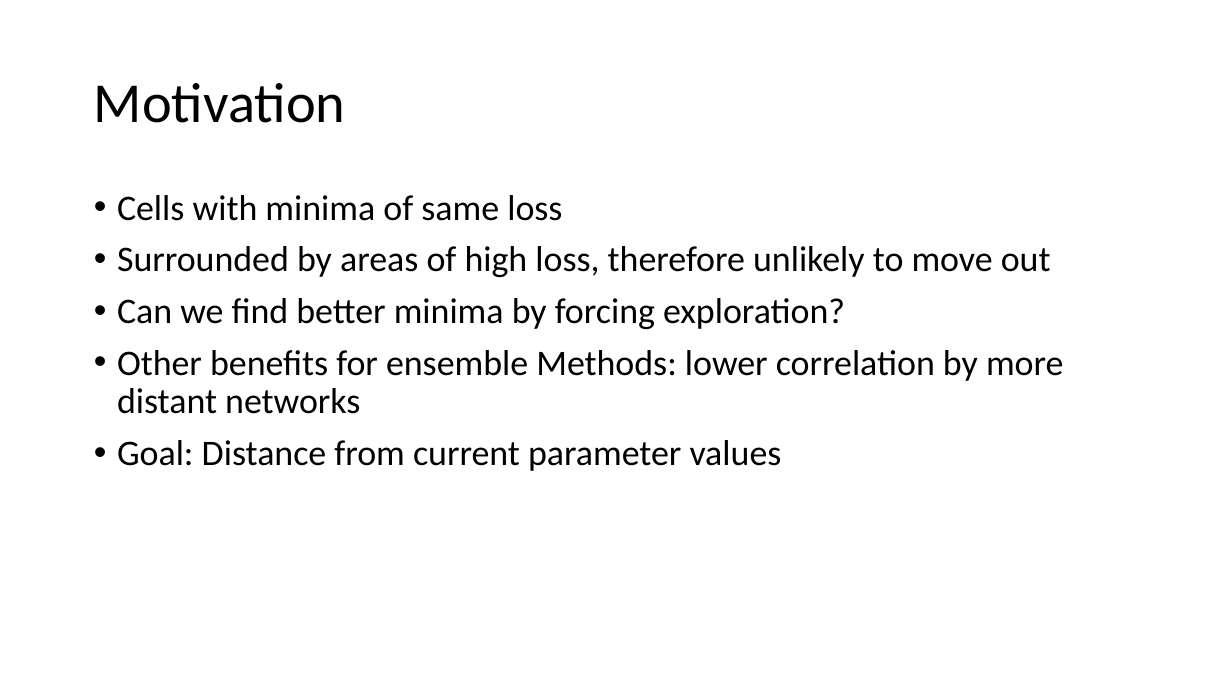
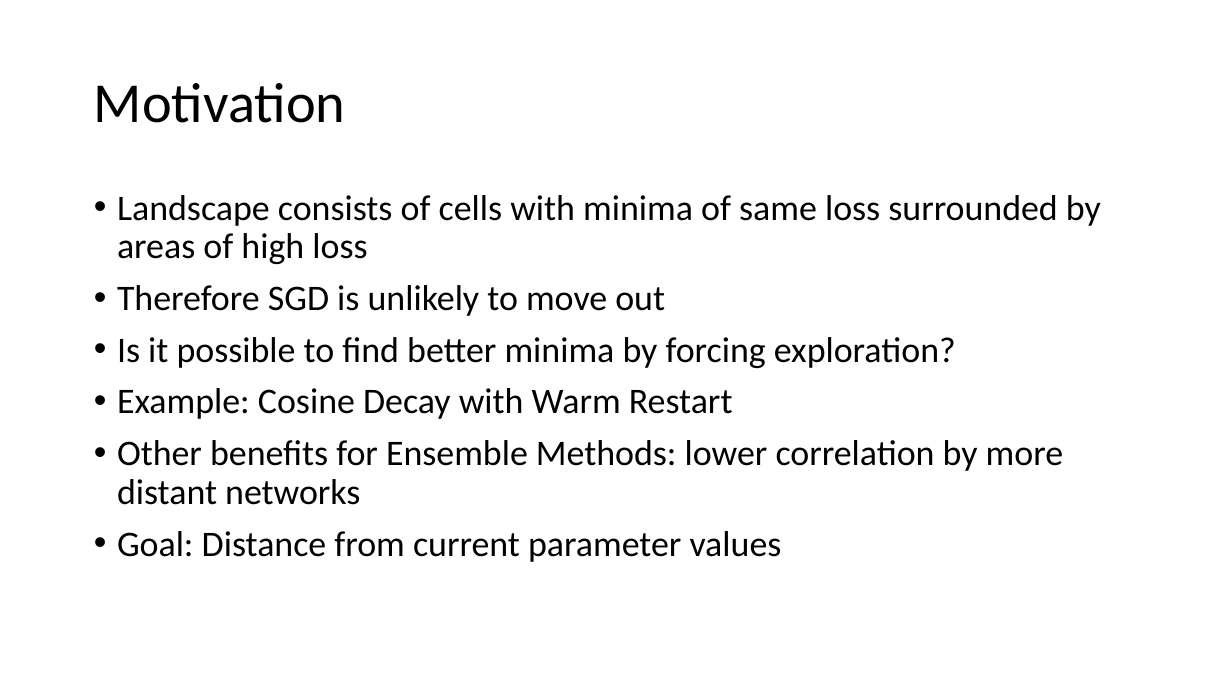
Before and after one commit to philippvb/Bachelorarbeit, a slide deck: slide 16 of presentation/Bachelorthesis_Presentation.odp (slide 18 before the commit). Drawn at 1232x693 pixels with LibreOffice and Linux fonts; fonts in the diff are those of the drawing. Boxes give left, top, right and bottom in pixels: in the first picture for what was removed or moved away, otherwise in the second. Text is boxed around its words. In the diff, an @@ line names an element or a change of style, - is before the commit and + after.

Commit message:
finished presentation commit again

```diff
--- a/presentation/Bachelorthesis_Presentation.odp
+++ b/presentation/Bachelorthesis_Presentation.odp
@@ text at [117,195,1101,505]: text changed @@
-• Cells with minima of same loss
-• Surrounded by areas of high loss, therefore unlikely to move out
-• Can we find better minima by forcing exploration?
-• Other benefits for ensemble Methods: lower correlation by more distant networks
+• Landscape consists of cells with minima of same loss surrounded by areas of high loss
+• Therefore SGD is unlikely to move out
+• Is it possible to find better minima by forcing exploration?
+• Example: Cosine Decay with Warm Restart
+• Other benefits for Ensemble Methods: lower correlation by more distant networks
```
Also in this commit, not shown: 20 other slides changed, 16 slides added, 5 slides removed, 21 other files.
